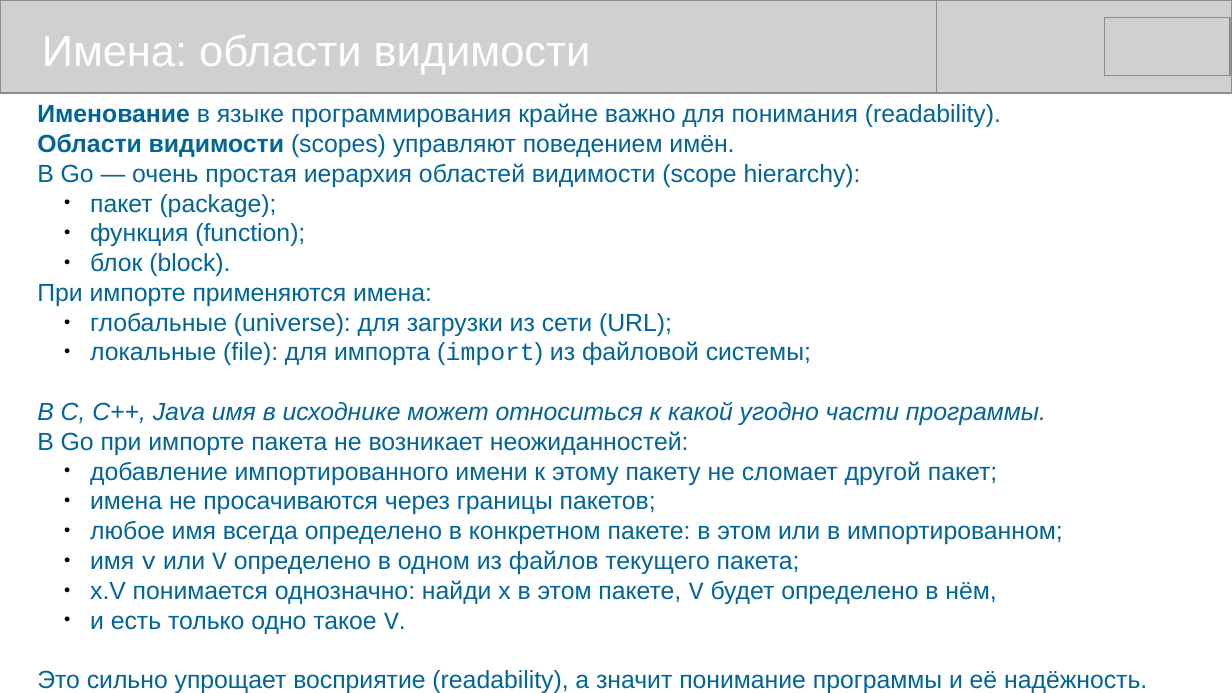
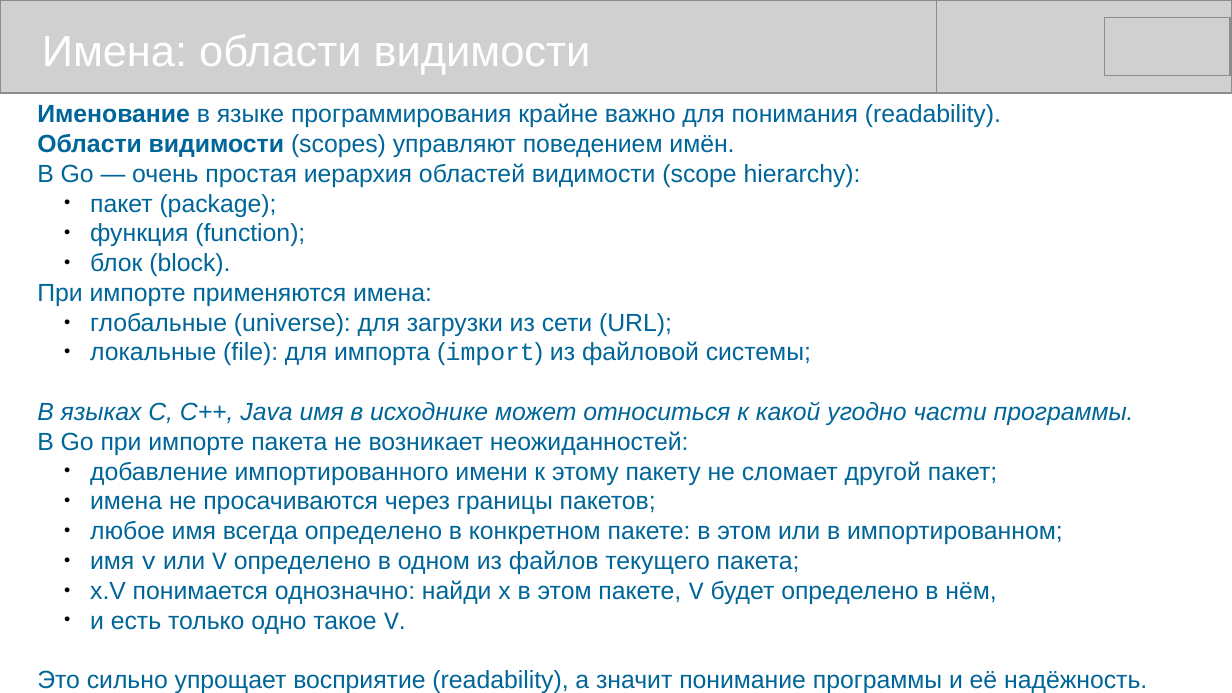
Before and after one commit to mike-shock/Go_language, a slide deck: slide 36 of Go_Preview.odp. Drawn at 1232x693 pixels with LibreOffice and Linux fonts; fonts in the diff are those of the drawing; grey boxes stand for pictures. Boxes give left, top, right and bottom in pixels: in the first picture for what was removed or moved away, otherwise in the second. Text is boxed around its words. In the diff, an @@ line names an element or a change of style, - is before the commit and + after.

```diff
--- a/Go_Preview.odp
+++ b/Go_Preview.odp
@@ text at bbox=[37, 401, 1134, 425]: text changed @@
-В C, C++, Java имя в исходнике может относиться к какой угодно части программы.
+В языках C, C++, Java имя в исходнике может относиться к какой угодно части программы.
```
Also in this commit, not shown: 17 other slides changed, 7 other files.
